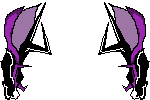
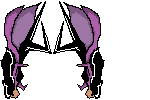
Two versions of the same layered image (150×100). Layer-by-layer changes:
removed layer "Layer 1" over [98, 2, 150, 100]
added layer "Layer 3" above "Layer 2" over [53, 1, 105, 99]
renamed "Layer 0" to "Layer 2", painted on it over [0, 1, 52, 100]
